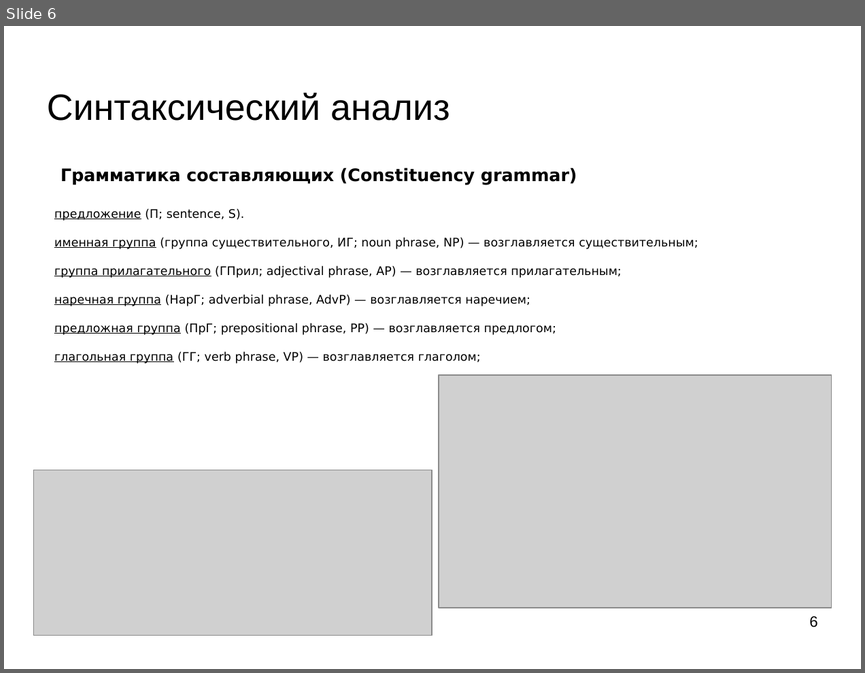
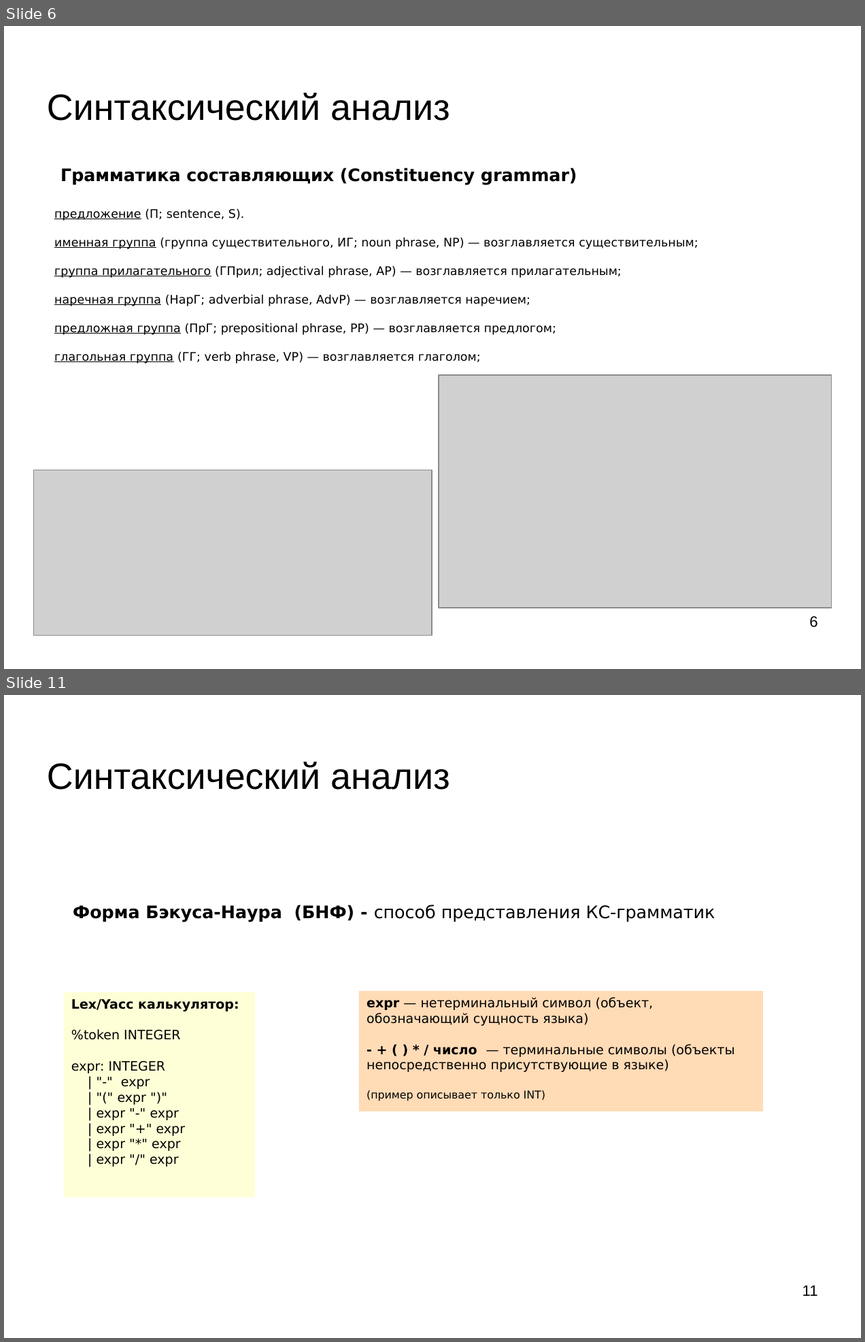
Before and after one commit to mechanoid5/ml_nlp_2023_II, a slide deck: 09-synt-grammar.odp. Shown one above the other, each under a label of ours: slide 6 before the commit, slides 6 and 11 after it; the slides between them are not shown. The pictures are 865x673 and 865x1342 pixels, drawn with LibreOffice and Linux fonts; fonts in the diff are those of the drawing; grey boxes stand for pictures; background and template pictures are left out. Boxes give left, top, right and bottom in pixels: in the first picture for what was removed or moved away, otherwise in the second. Text is boxed around its words. In the diff, an @@ line names an element or a change of style, - is before the commit and + after.

```diff
--- a/09-synt-grammar.odp
+++ b/09-synt-grammar.odp
@@ slide 11 added at (4, 695, 861, 1338), background picture (left out) @@
@@ title added at (47, 762, 450, 790), 33.9 pt, text #000000 @@
+Синтаксический анализ
@@ text added at (73, 904, 715, 921), 16 pt, text #000000 @@
+Форма Бэкуса-Наура (БНФ) - способ представления КС-грамматик
@@ rectangle added at (64, 992, 255, 1198), fill #FFFFD7, 12 pt, text #000000 @@
+Lex/Yacc калькулятор:
+%token INTEGER
+expr: INTEGER
+| "-" expr
+| "(" expr ")"
+| expr "-" expr
+| expr "+" expr
+| expr "*" expr
+| expr "/" expr
@@ rectangle added at (360, 990, 764, 1111), fill #FFDBB6, 12 pt, text #000000 @@
+expr — нетерминальный символ (объект, обозначающий сущность языка)
+- + ( ) * / число — терминальные символы (объекты непосредственно присутствующие в языке)
+(пример описывает только INT)
@@ page number added at (802, 1285, 818, 1295), 14 pt, text #000000 @@
+11
```
Also in this commit, not shown: 1 slide changed, 29 other slides added, 18 other files.
